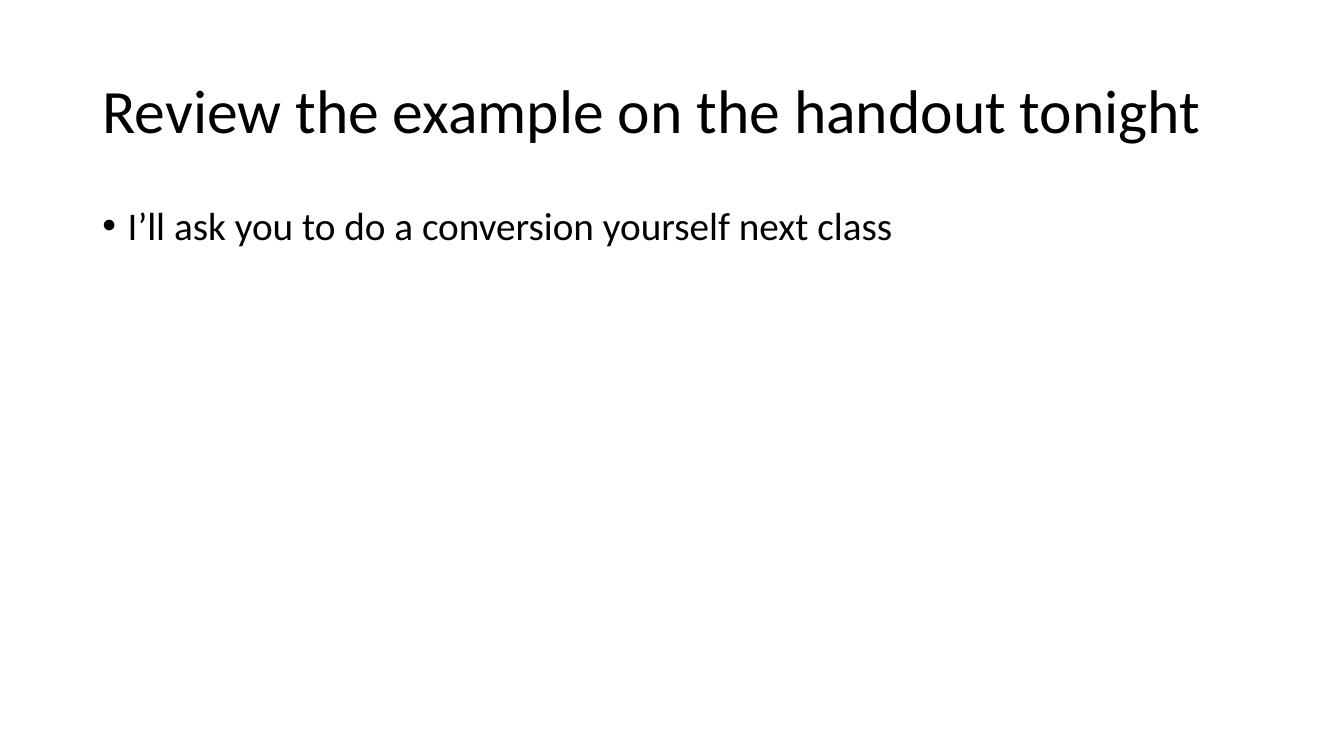
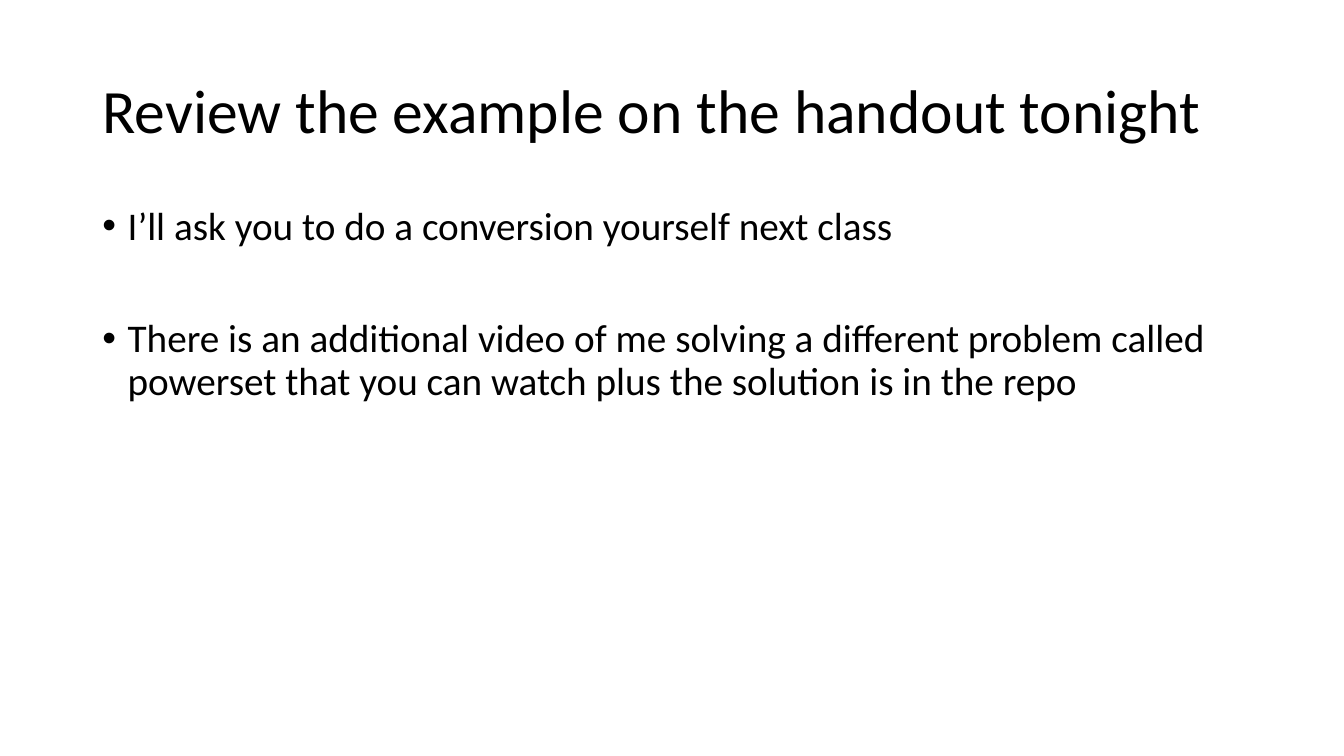
Before and after one commit to RHIT-CSSE/csse304, a slide deck: slide 8 of ClassMaterials/CPS/CPS intro.pptx (slide 9 before the commit). Drawn at 1344x756 pixels with LibreOffice and Linux fonts; fonts in the diff are those of the drawing. Boxes give left, top, right and bottom in pixels: in the first picture for what was removed or moved away, otherwise in the second. Text is boxed around its words. In the diff, an @@ line names an element or a change of style, - is before the commit and + after.

Commit message:
new version of CPS slides

```diff
--- a/ClassMaterials/CPS/CPS intro.pptx
+++ b/ClassMaterials/CPS/CPS intro.pptx
@@ text at (x1=128, y1=324, x2=1204, y2=402): paragraph added @@
+• There is an additional video of me solving a different problem called powerset that you can watch plus the solution is in the repo
```
Also in this commit, not shown: 1 other slide changed, 3 slides added, 4 slides removed, 4 other files.
